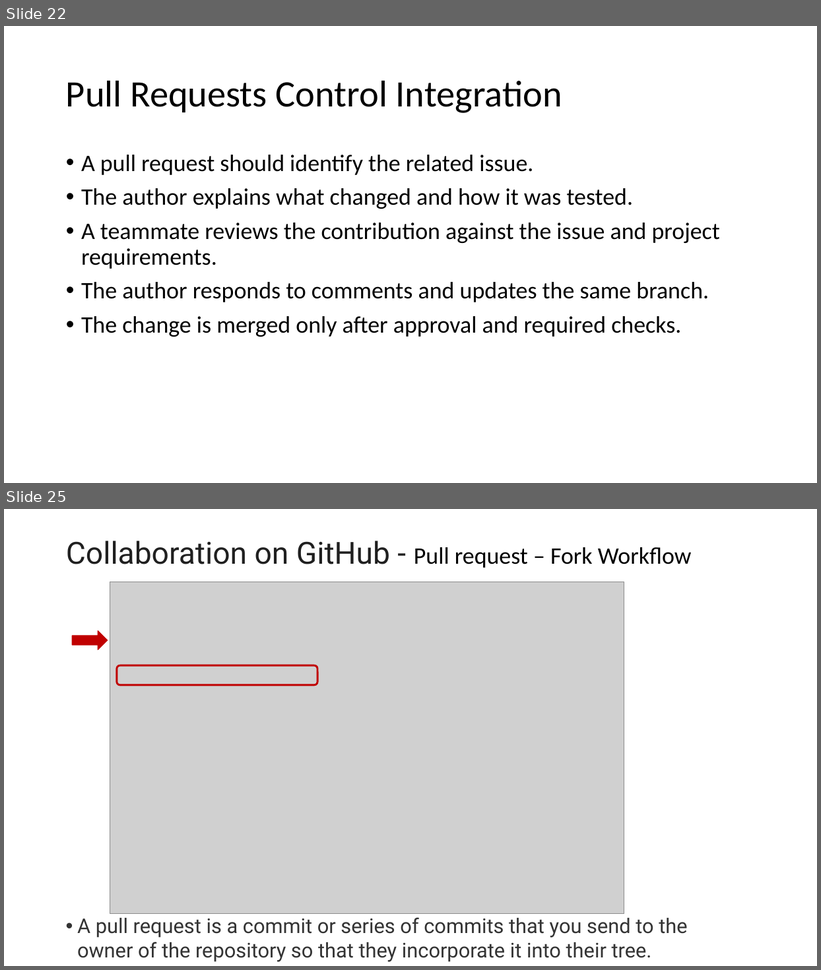
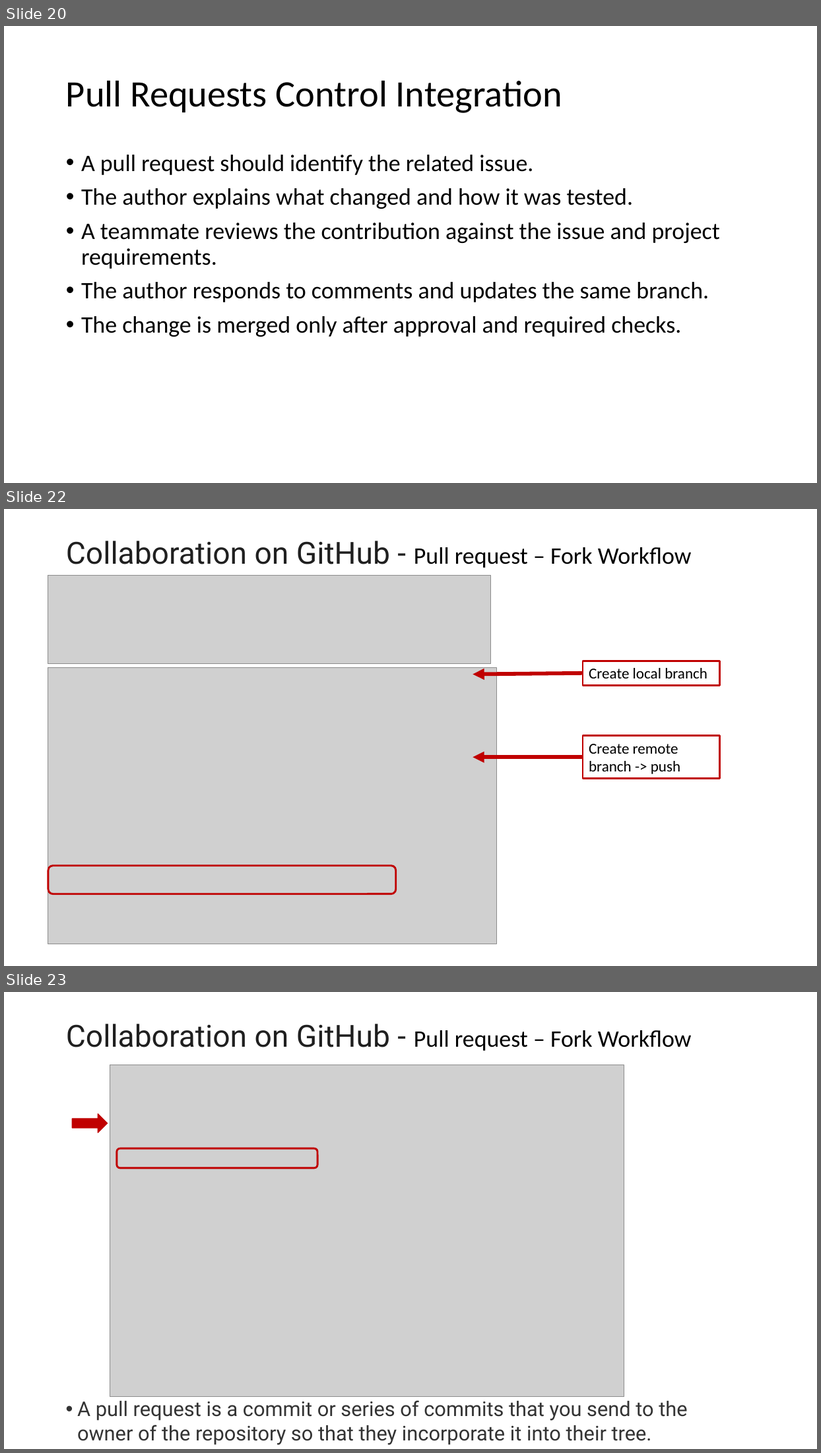
Before and after one commit to johnxu21/johnxu21.github.io, a slide deck: teaching/CS472/Timetable/Git-and-GitHub-Revised.pptx. Shown one above the other, each under a label of ours: slides 22 and 25 before the commit, slides 20, 22 and 23 after it; the slides between them are not shown. The pictures are 821x970 and 821x1453 pixels, drawn with LibreOffice and Linux fonts; fonts in the diff are those of the drawing; grey boxes stand for pictures. Boxes give left, top, right and bottom in pixels: in the first picture for what was removed or moved away, otherwise in the second. Text is boxed around its words. In the diff, an @@ line names an element or a change of style, - is before the commit and + after.

```diff
--- a/teaching/CS472/Timetable/Git-and-GitHub-Revised.pptx
+++ b/teaching/CS472/Timetable/Git-and-GitHub-Revised.pptx
@@ slide 22 added at [4, 509, 817, 966], background #FFFFFF @@
@@ title added at [66, 541, 692, 568], 28 pt, text #000000 @@
+Collaboration on GitHub - Pull request – Fork Workflow
@@ picture added at [48, 575, 491, 664] @@
@@ rectangle added at [583, 661, 720, 685], outline #C00000 2.25 pt, 18 pt, text #000000 @@
+Create local branch
@@ picture added at [48, 668, 496, 945] @@
@@ arrow added from (583, 673) to (473, 674), #C00000 4.5 pt @@
@@ rectangle added at [583, 736, 720, 779], outline #C00000 2.25 pt, 18 pt, text #000000 @@
+Create remote branch -> push
@@ arrow added from (583, 757) to (473, 757), #C00000 4.5 pt @@
@@ rounded rectangle added at [48, 866, 395, 894], outline #C00000 2.25 pt @@
@@ what was slide 22 is now slide 20 @@
@@ what was slide 25 is now slide 23 @@
```
Also in this commit, not shown: 1 slide changed, 1 other slide added, 4 slides removed, 2 other files.
